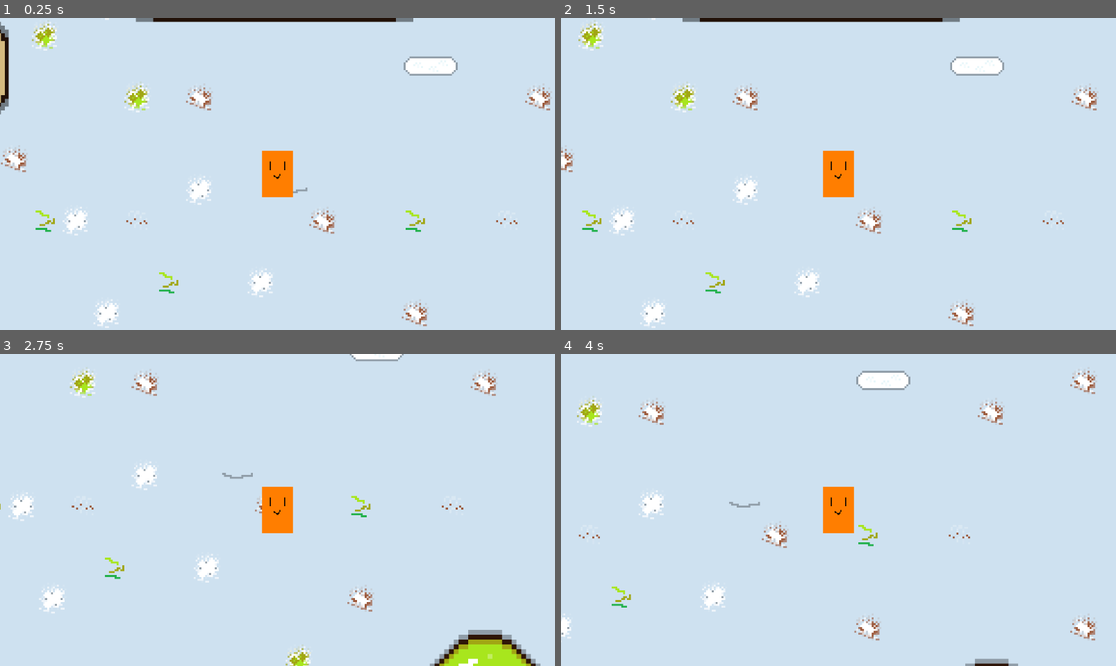
Above: before the commit, frames 1-4 (two rows, left to right).
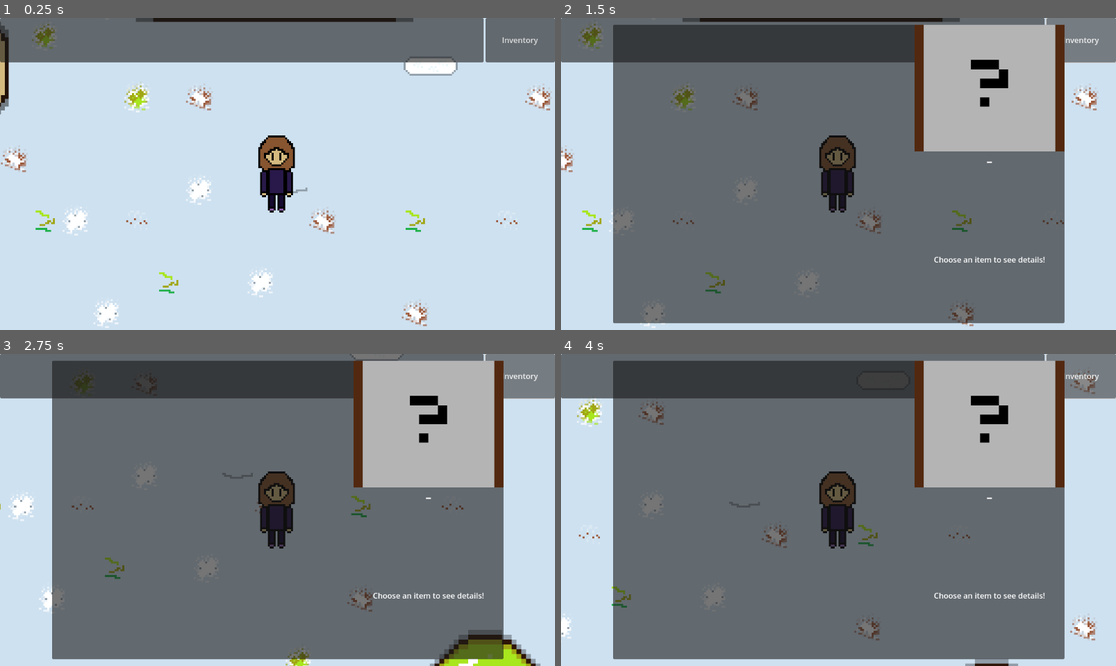
Above: after the commit, the same moments.

Repository: Valenciola/Wasteland
Game: Godot game, scene res://scenes/main.tscn
Two runs of this game, one before a commit and one after it. Both use one fixed random seed, a clock stepped at 60 frames per second and the inputs below.
Inputs (mouse positions are in pixels of both pictures, inside the frame that each line leads up to):
- Up to frame 1 (0.25 s): no input
- Up to frame 2 (1.5 s): click (1082, 39) at 0.5 s, where only the run after the commit has a clickable "Inventory"; tap Enter (ui_accept) at 1.25 s; hold Right (ui_right) from 1.28 s (still down); tap E (interact) at 1.35 s
- Up to frame 3 (2.75 s): tap Enter (ui_accept) at 1.52, 2.27 s; release Right (ui_right) at 2.03 s; hold Down (ui_down) from 2.03 s (still down); tap E (interact) at 2.1 s
- Up to frame 4 (4 s): release Down (ui_down) at 2.78 s; hold Right (ui_right) 2.78-3.53 s; tap E (interact) at 2.85, 3.6 s; hold Up (ui_up) from 3.53 s (still down); tap Enter (ui_accept) at 3.77 s

The runs differ from the first frame. In frame 1, 15% of the frame differs, in the area x 0-100%, y 0-63%; in frame 2, 82%; in frame 3, 82%; in frame 4, 82%, in the area x 0-100%, y 0-98%.

Commit message:
Added player models and started building HUD

Diff:
--- /dev/null
+++ b/wasteland/scenes/HUD.gd
@@ -0,0 +1,9 @@
+extends Control
+
+func _ready():
+	$HBoxContainer/Button.pressed.connect(_on_inventory_button_pressed)
+
+func _on_inventory_button_pressed():
+	var ui = get_tree().get_root().get_node("Main/UI/InventoryUI")
+	if ui:
+		ui.open_personal_inventory()
--- a/wasteland/scenes/Sprites/Player.tscn
+++ b/wasteland/scenes/Sprites/Player.tscn
@@ -1,19 +1,21 @@
 [gd_scene load_steps=4 format=3 uid="uid://cr4svqd5nhp3q"]
 
 [ext_resource type="Script" uid="uid://dwnun68747y1p" path="res://scenes/Sprites/player.gd" id="1_alnqa"]
-[ext_resource type="Texture2D" uid="uid://dkaxh6eq27k58" path="res://assets/models/characters/Placeholder.png" id="2_c7bkh"]
+[ext_resource type="Texture2D" uid="uid://0b6si0dkjejl" path="res://assets/models/characters/Player.png" id="2_alnqa"]
 
 [sub_resource type="RectangleShape2D" id="RectangleShape2D_oat73"]
-size = Vector2(32, 48)
+size = Vector2(19, 40)
 
 [node name="Player" type="CharacterBody2D"]
 z_index = 2
+scale = Vector2(2, 2)
 script = ExtResource("1_alnqa")
 
 [node name="Sprite2D" type="Sprite2D" parent="."]
-texture = ExtResource("2_c7bkh")
+texture = ExtResource("2_alnqa")
 
 [node name="CollisionShape2D" type="CollisionShape2D" parent="."]
+position = Vector2(-0.5, 0)
 shape = SubResource("RectangleShape2D_oat73")
 
 [node name="Camera2D" type="Camera2D" parent="."]
--- /dev/null
+++ b/wasteland/scenes/Sprites/Tren.tscn
@@ -0,0 +1,8 @@
+[gd_scene load_steps=2 format=3 uid="uid://fptuntpsl0xt"]
+
+[ext_resource type="Texture2D" uid="uid://c6i3qaoqmtax1" path="res://assets/models/characters/Tren.png" id="1_1u835"]
+
+[node name="Tren" type="Node2D"]
+
+[node name="TextureRect" type="Sprite2D" parent="."]
+texture = ExtResource("1_1u835")
--- a/wasteland/scenes/main.tscn
+++ b/wasteland/scenes/main.tscn
@@ -1,6 +1,7 @@
-[gd_scene load_steps=7 format=3 uid="uid://fdr6x5p403y5"]
+[gd_scene load_steps=8 format=3 uid="uid://fdr6x5p403y5"]
 
 [ext_resource type="Script" uid="uid://dulgkp5qr5pwd" path="res://scripts/main.gd" id="1_0wfyh"]
+[ext_resource type="Script" uid="uid://cc114gq6vq5qi" path="res://scenes/HUD.gd" id="2_o6xl0"]
 [ext_resource type="Script" uid="uid://clk4vlh6mgo1i" path="res://scripts/DialogueBox.gd" id="2_sugp2"]
 [ext_resource type="PackedScene" uid="uid://bkyttuyhckoq5" path="res://scenes/Wasteland-Ext.tscn" id="2_tefeu"]
 [ext_resource type="Script" uid="uid://dph7bq878d0fn" path="res://scripts/inventory_ui.gd" id="3_jyhfs"]
@@ -11,7 +12,32 @@
 script = ExtResource("1_0wfyh")
 
 [node name="HUD" type="CanvasLayer" parent="."]
-visible = false
+
+[node name="Control" type="Control" parent="HUD"]
+layout_mode = 3
+anchors_preset = 10
+anchor_right = 1.0
+offset_bottom = 92.0
+grow_horizontal = 2
+script = ExtResource("2_o6xl0")
+
+[node name="HBoxContainer" type="HBoxContainer" parent="HUD/Control"]
+layout_mode = 1
+anchors_preset = 15
+anchor_right = 1.0
+anchor_bottom = 1.0
+grow_horizontal = 2
+grow_vertical = 2
+
+[node name="Panel" type="Panel" parent="HUD/Control/HBoxContainer"]
+layout_mode = 2
+size_flags_horizontal = 3
+size_flags_stretch_ratio = 7.0
+
+[node name="Button" type="Button" parent="HUD/Control/HBoxContainer"]
+layout_mode = 2
+size_flags_horizontal = 3
+text = "Inventory"
 
 [node name="CurrentMap" type="Node2D" parent="."]
 
Binary file added: wasteland/assets/models/characters/Player (Side).png
Not shown, added: wasteland/assets/models/characters/Player (Side).png.import
Binary file added: wasteland/assets/models/characters/Player.png
Not shown, added: wasteland/assets/models/characters/Player.png.import
Binary file added: wasteland/assets/models/characters/Tren (Side).png
Not shown, added: wasteland/assets/models/characters/Tren (Side).png.import
Binary file added: wasteland/assets/models/characters/Tren.png
Not shown, added: wasteland/assets/models/characters/Tren.png.import
Not shown, added: wasteland/scenes/HUD.gd.uid
